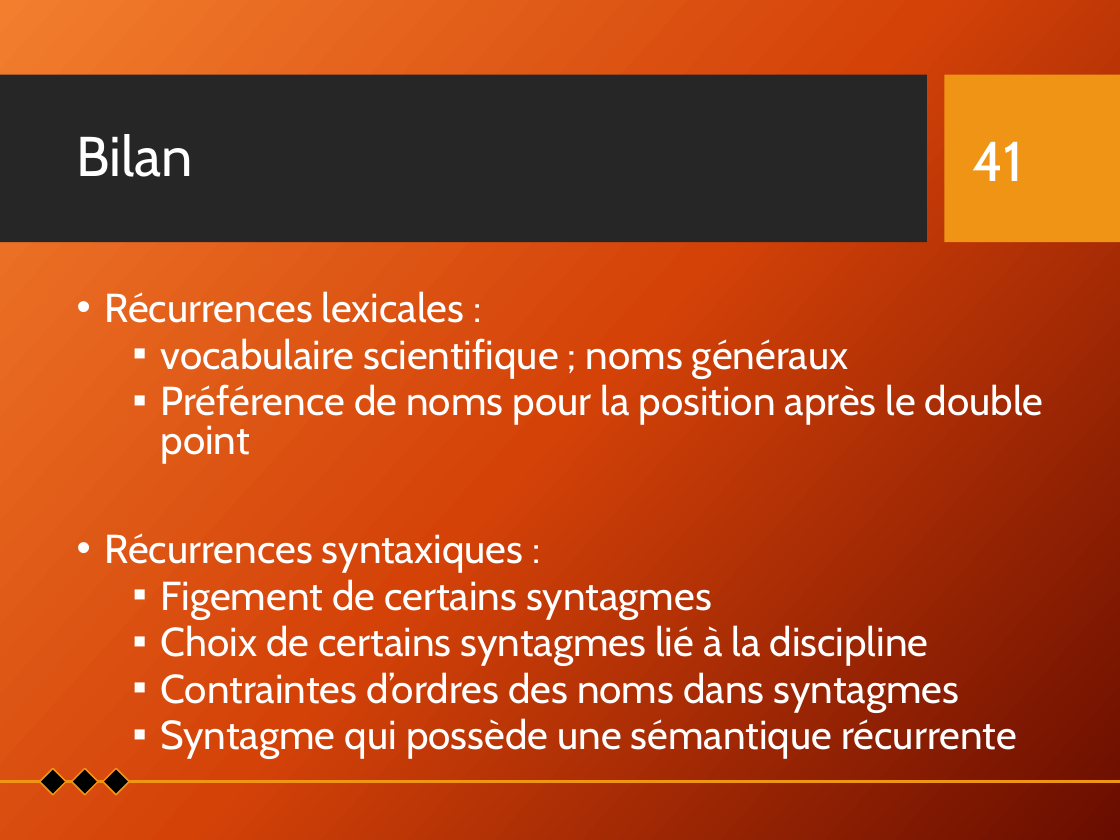
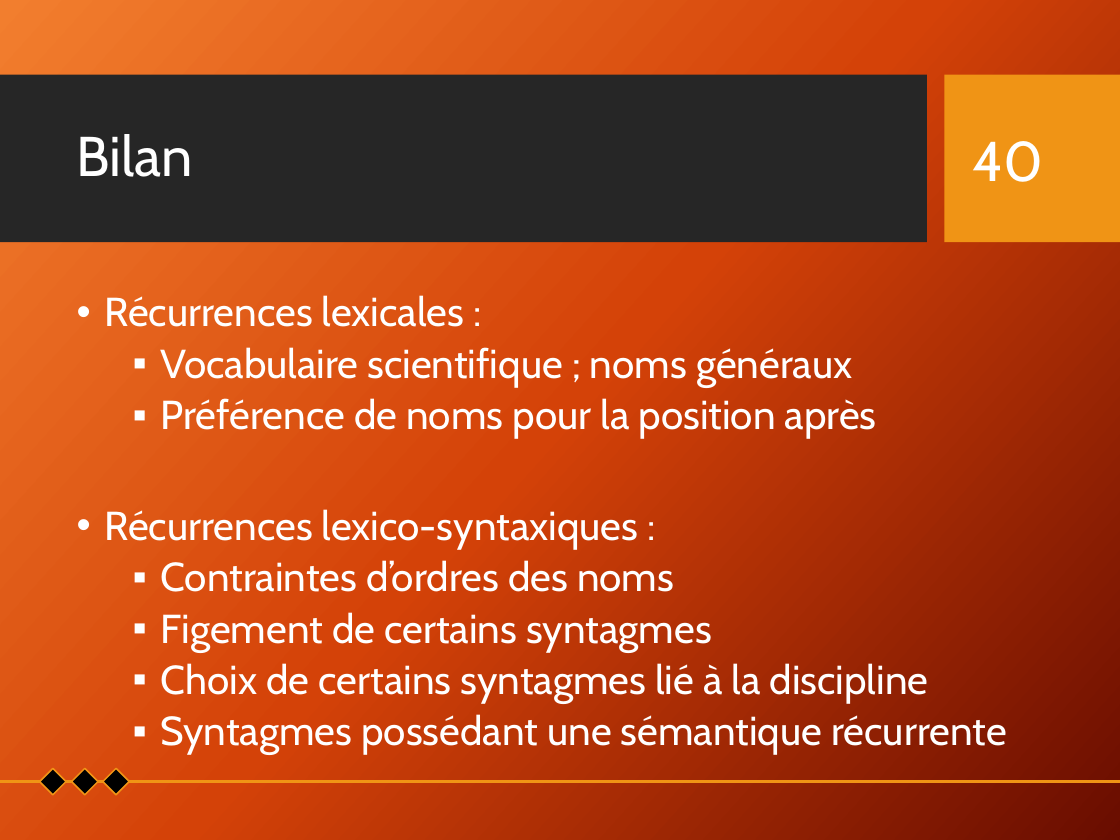
Before and after one commit to Xitog/tal, a slide deck: slide 40 of dossiers/Final - Présentation Projet de recherche.pptx (slide 41 before the commit). Drawn at 1120x840 pixels with LibreOffice and Linux fonts; fonts in the diff are those of the drawing; background and template pictures are left out. Boxes give left, top, right and bottom in pixels: in the first picture for what was removed or moved away, otherwise in the second. Text is boxed around its words. In the diff, an @@ line names an element or a change of style, - is before the commit and + after.

```diff
--- a/dossiers/Final - Présentation Projet de recherche.pptx
+++ b/dossiers/Final - Présentation Projet de recherche.pptx
@@ page number at box(973, 141, 1044, 182): text changed @@
-41
+40
@@ text at box(105, 295, 929, 703): line spacing 0.8 to 0.9 @@
@@ text at box(105, 347, 877, 592): text changed @@
-  ▪ vocabulaire scientifique ; noms généraux
-  ▪ Préférence de noms pour la position après le double point
-• Récurrences syntaxiques :
+  ▪ Vocabulaire scientifique ; noms généraux
+  ▪ Préférence de noms pour la position après
+• Récurrences lexico-syntaxiques :
+  ▪ Contraintes d’ordres des noms
@@ text at box(161, 714, 1006, 755): text changed @@
-  ▪ Contraintes d’ordres des noms dans syntagmes
-  ▪ Syntagme qui possède une sémantique récurrente
+  ▪ Syntagmes possédant une sémantique récurrente
```
Also in this commit, not shown: 8 other slides changed, 1 slide removed, 2 other files.
